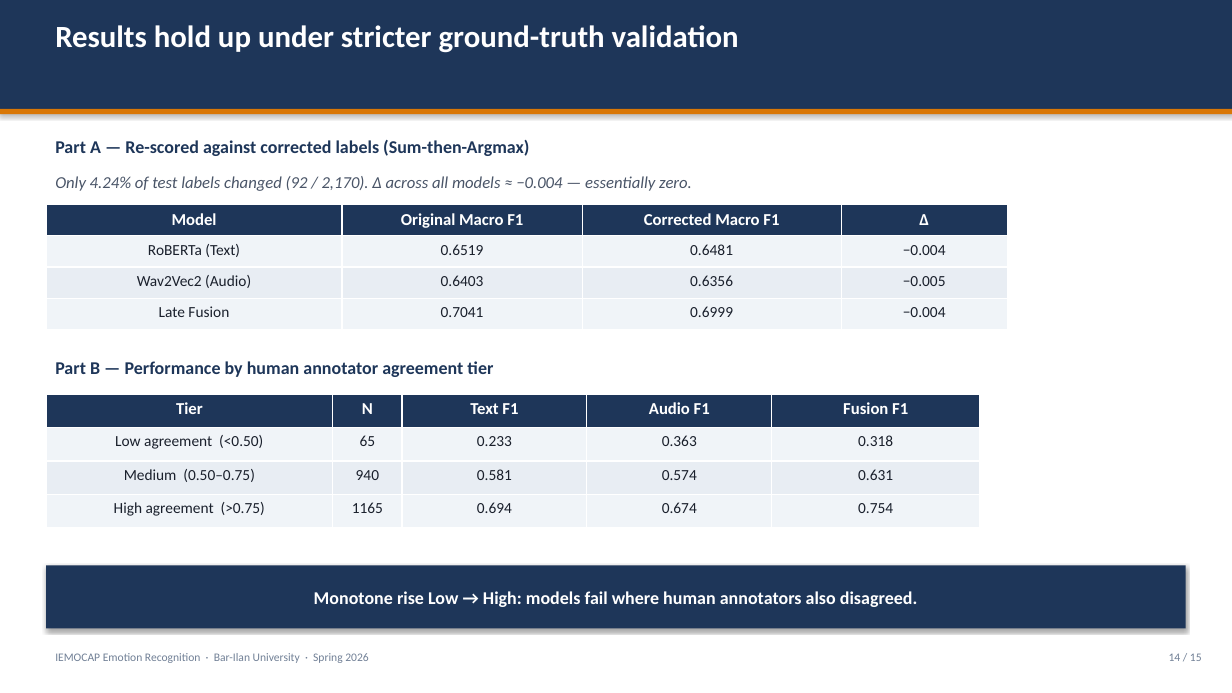
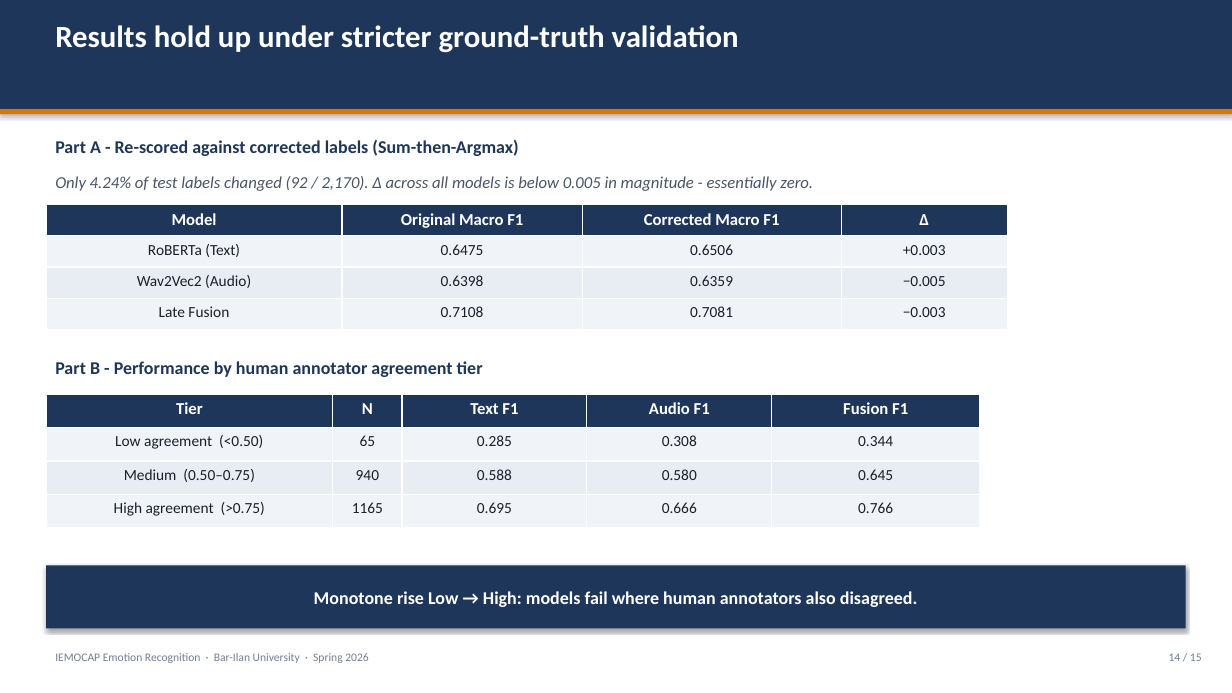
Before and after one commit to almahova/iemocap-proj, a slide deck: slide 14 of docs/Final_Presentation.pptx. Drawn at 1232x693 pixels with LibreOffice and Linux fonts; fonts in the diff are those of the drawing. Boxes give left, top, right and bottom in pixels: in the first picture for what was removed or moved away, otherwise in the second. Text is boxed around its words. In the diff, an @@ line names an element or a change of style, - is before the commit and + after.

```diff
--- a/docs/Final_Presentation.pptx
+++ b/docs/Final_Presentation.pptx
@@ text at [55, 140, 518, 156]: text changed @@
-Part A — Re-scored against corrected labels (Sum-then-Argmax)
+Part A - Re-scored against corrected labels (Sum-then-Argmax)
@@ text at [55, 176, 813, 191]: text changed @@
-Only 4.24% of test labels changed (92 / 2,170). Δ across all models ≈ −0.004 — essentially zero.
+Only 4.24% of test labels changed (92 / 2,170). Δ across all models is below 0.005 in magnitude - essentially zero.
@@ table at [46, 204, 1007, 329] @@
-row 2: RoBERTa (Text) | 0.6519 | 0.6481 | −0.004
+row 2: RoBERTa (Text) | 0.6475 | 0.6506 | +0.003
-row 3, column 2: 0.6403
+row 3, column 2: 0.6398
-row 3, column 3: 0.6356
+row 3, column 3: 0.6359
-row 4: Late Fusion | 0.7041 | 0.6999 | −0.004
+row 4: Late Fusion | 0.7108 | 0.7081 | −0.003
@@ text at [55, 361, 483, 377]: text changed @@
-Part B — Performance by human annotator agreement tier
+Part B - Performance by human annotator agreement tier
@@ table at [46, 394, 980, 528] @@
-row 2: Low agreement (<0.50) | 65 | 0.233 | 0.363 | 0.318
+row 2: Low agreement (<0.50) | 65 | 0.285 | 0.308 | 0.344
-row 3: Medium (0.50–0.75) | 940 | 0.581 | 0.574 | 0.631
+row 3: Medium (0.50–0.75) | 940 | 0.588 | 0.580 | 0.645
-row 4: High agreement (>0.75) | 1165 | 0.694 | 0.674 | 0.754
+row 4: High agreement (>0.75) | 1165 | 0.695 | 0.666 | 0.766
```
Also in this commit, not shown: 14 other slides changed, 3 other files.
